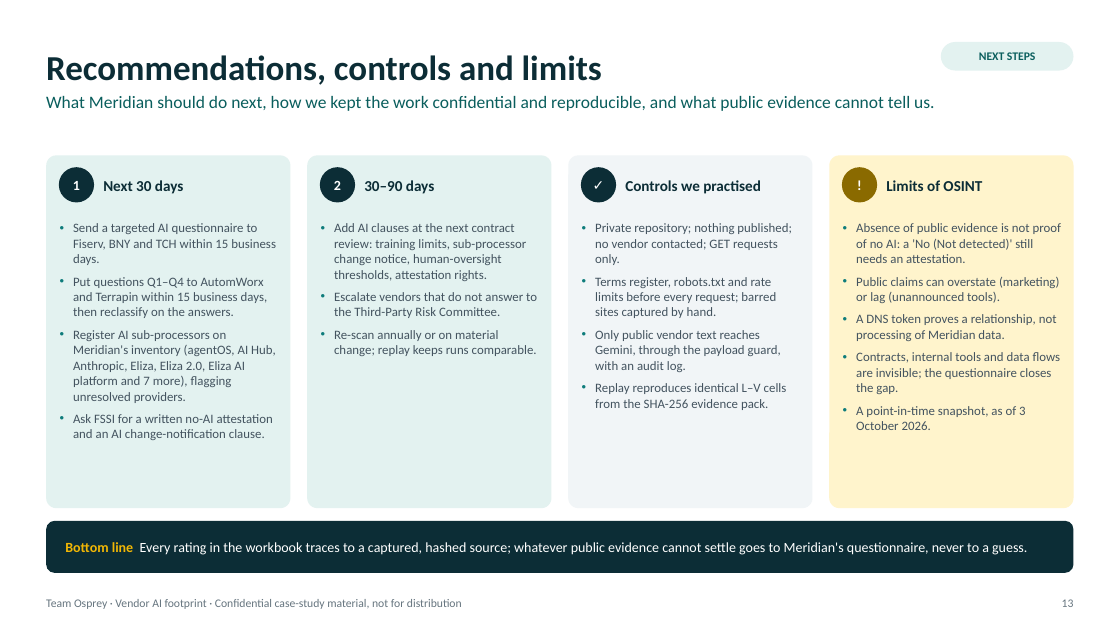
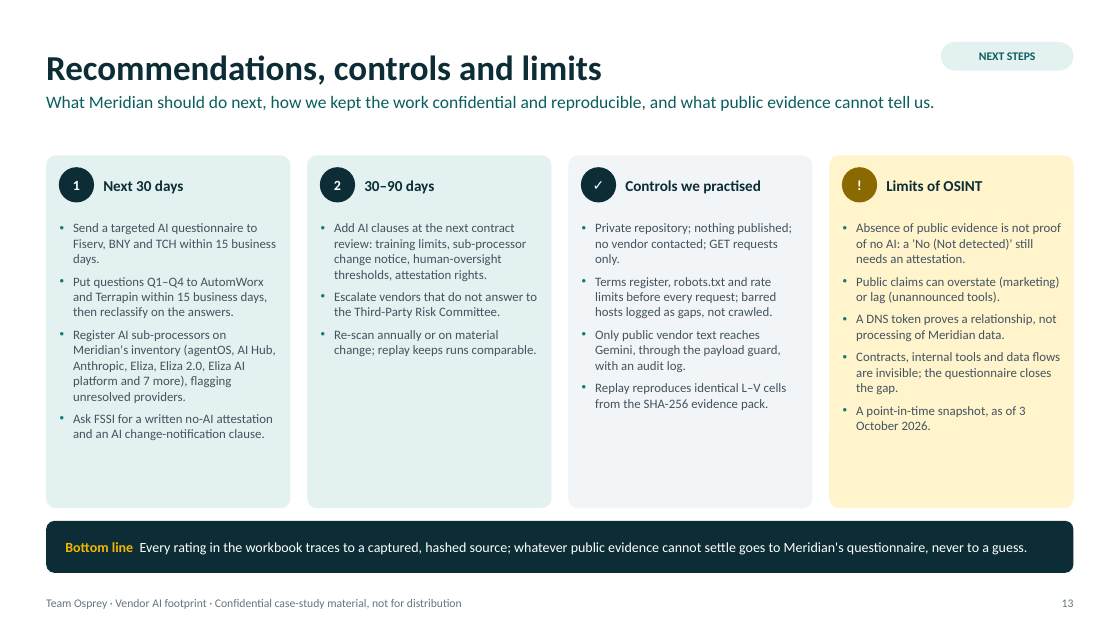
Before and after one commit to rakshit-737/vendor-ai-footprint, a slide deck: slide 13 of submission/Team_Osprey_Vendor_AI_Footprint.pptx. Drawn at 1120x630 pixels with LibreOffice and Linux fonts; fonts in the diff are those of the drawing. Boxes give left, top, right and bottom in pixels: in the first picture for what was removed or moved away, otherwise in the second. Text is boxed around its words. In the diff, an @@ line names an element or a change of style, - is before the commit and + after.

```diff
--- a/submission/Team_Osprey_Vendor_AI_Footprint.pptx
+++ b/submission/Team_Osprey_Vendor_AI_Footprint.pptx
@@ text at box(595, 277, 776, 318): text changed @@
-• Terms register, robots.txt and rate limits before every request; barred sites captured by hand.
+• Terms register, robots.txt and rate limits before every request; barred hosts logged as gaps, not crawled.
```
Also in this commit, not shown: 12 other slides changed.
